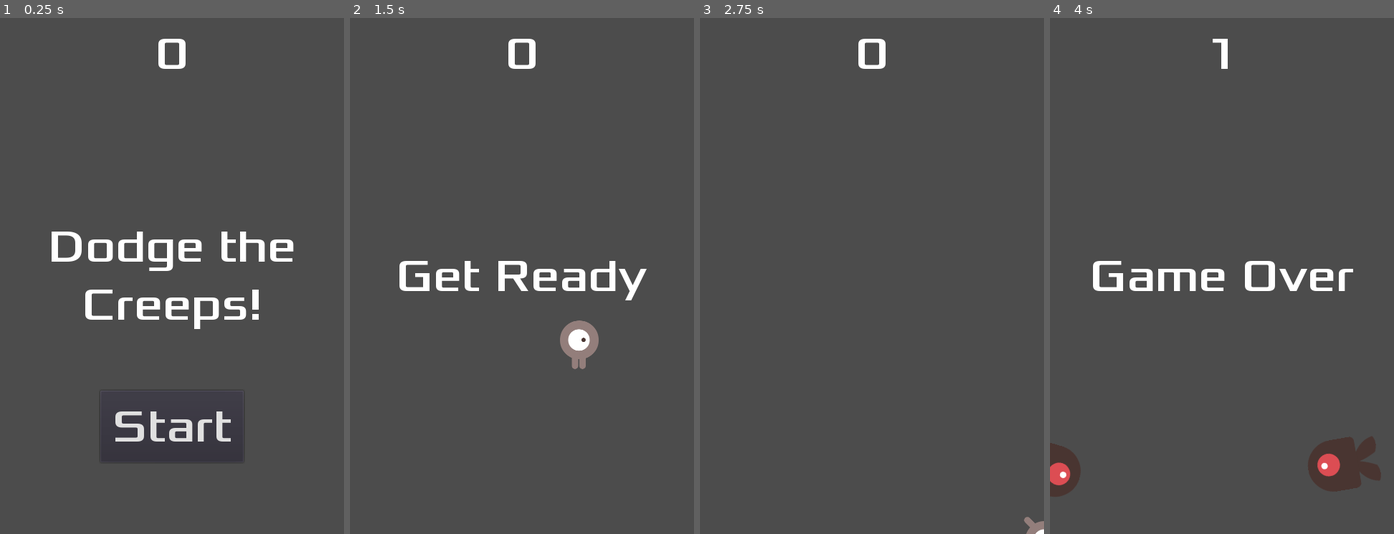
Above: before the commit, frames 1-4 (left to right).
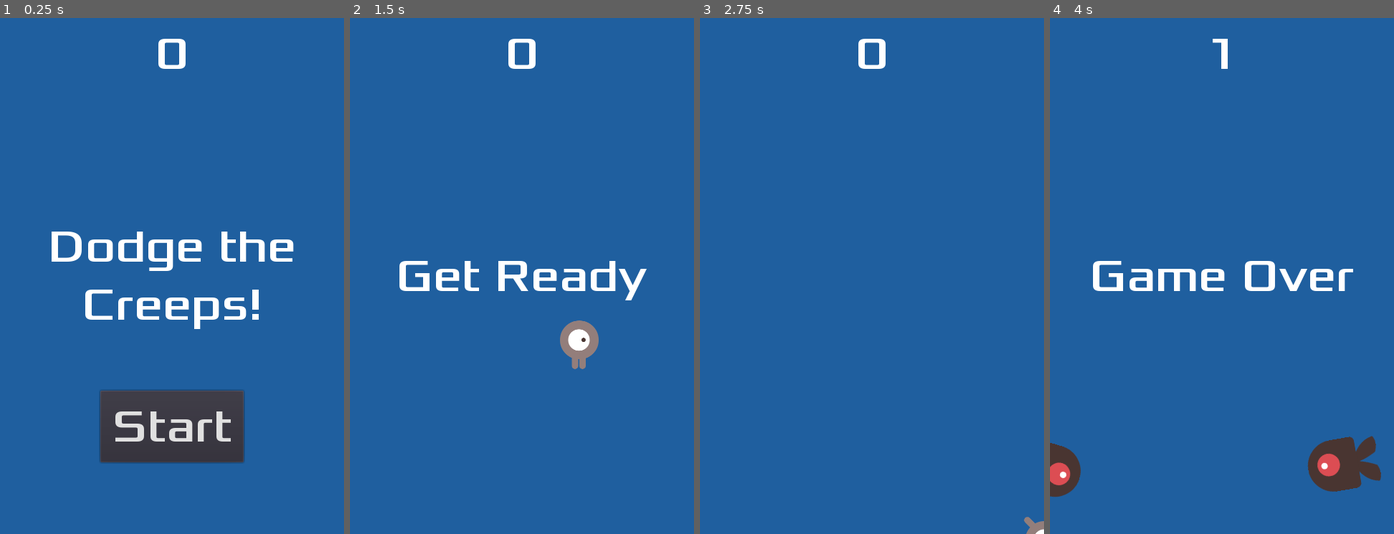
Above: after the commit, the same moments.

Repository: fisheye36/dodge-the-creeps
Game: Godot game, scene res://scenes/Main/Main.tscn
Two runs of this game, one before a commit and one after it. Both use one fixed random seed, a clock stepped at 60 frames per second and the inputs below.
Inputs:
- Up to frame 1 (0.25 s): no input
- Up to frame 2 (1.5 s): click "Start" at 0.5 s; tap Enter at 1.25 s; hold Right (ui_right) from 1.28 s (still down)
- Up to frame 3 (2.75 s): release Right (ui_right) at 2.03 s; hold Down (ui_down) from 2.03 s (still down)
- Up to frame 4 (4 s): release Down (ui_down) at 2.78 s; hold Right (ui_right) 2.78-3.53 s; hold Up (ui_up) from 3.53 s (still down)

The runs differ from the first frame. In frame 1, 91% of the frame differs, in the area x 0-100%, y 0-100%; in frame 2, 97%; in frame 3, 100%; in frame 4, 96%.

Commit message:
Add blue background to Main scene

Diff:
--- a/scenes/Main/Main.tscn
+++ b/scenes/Main/Main.tscn
@@ -13,6 +13,14 @@
 [node name="Main" type="Node2D"]
 script = ExtResource( 1 )
 MobNode = ExtResource( 2 )
+
+[node name="Background" type="ColorRect" parent="."]
+margin_right = 480.0
+margin_bottom = 720.0
+color = Color( 0.12549, 0.376471, 0.627451, 1 )
+__meta__ = {
+"_edit_use_anchors_": false
+}
 
 [node name="Player" parent="." instance=ExtResource( 3 )]
 
